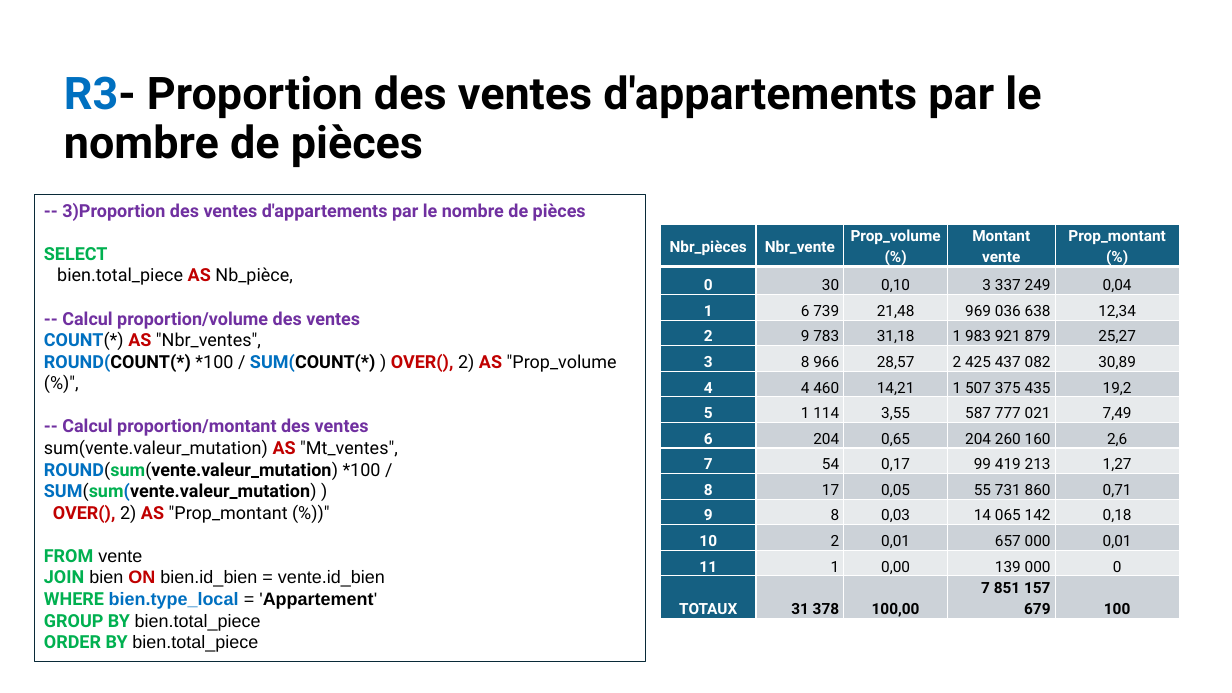
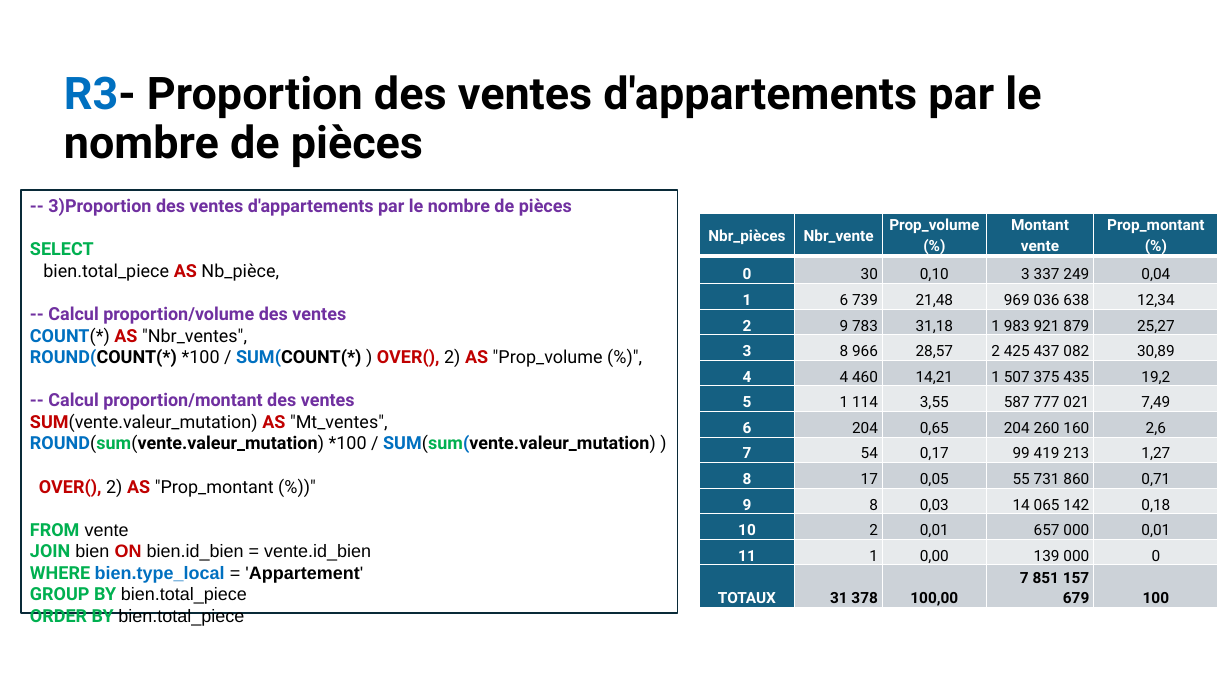
Before and after one commit to naima60/nb_p4_Creez-et-utilisez-une-base-de-donnees-immobiliere-avec-SQL, a slide deck: slide 14 of 7_rapport_final/support_presentation_022026.pptx (slide 12 before the commit). Drawn at 1232x693 pixels with LibreOffice and Linux fonts; fonts in the diff are those of the drawing. Boxes give left, top, right and bottom in pixels: in the first picture for what was removed or moved away, otherwise in the second. Text is boxed around its words. In the diff, an @@ line names an element or a change of style, - is before the commit and + after.

```diff
--- a/7_rapport_final/support_presentation_022026.pptx
+++ b/7_rapport_final/support_presentation_022026.pptx
@@ rectangle "-- 3)Proportion des ventes d'appartements ...": place and size @@
-rectangle "-- 3)Proportion des ventes d'appartements ..." at [35,195,646,662]
+rectangle "-- 3)Proportion des ventes d'appartements ..." at [21,190,678,614]
@@ table: place and size @@
-table at [661,225,1178,623]
+table at [700,213,1217,612]
@@ text in rectangle at [30,414,388,432]: text changed @@
-sum(vente.valeur_mutation) AS "Mt_ventes",
+SUM(vente.valeur_mutation) AS "Mt_ventes",
```
Also in this commit, not shown: 1 other slide changed, 2 slides added, 1 other file.
